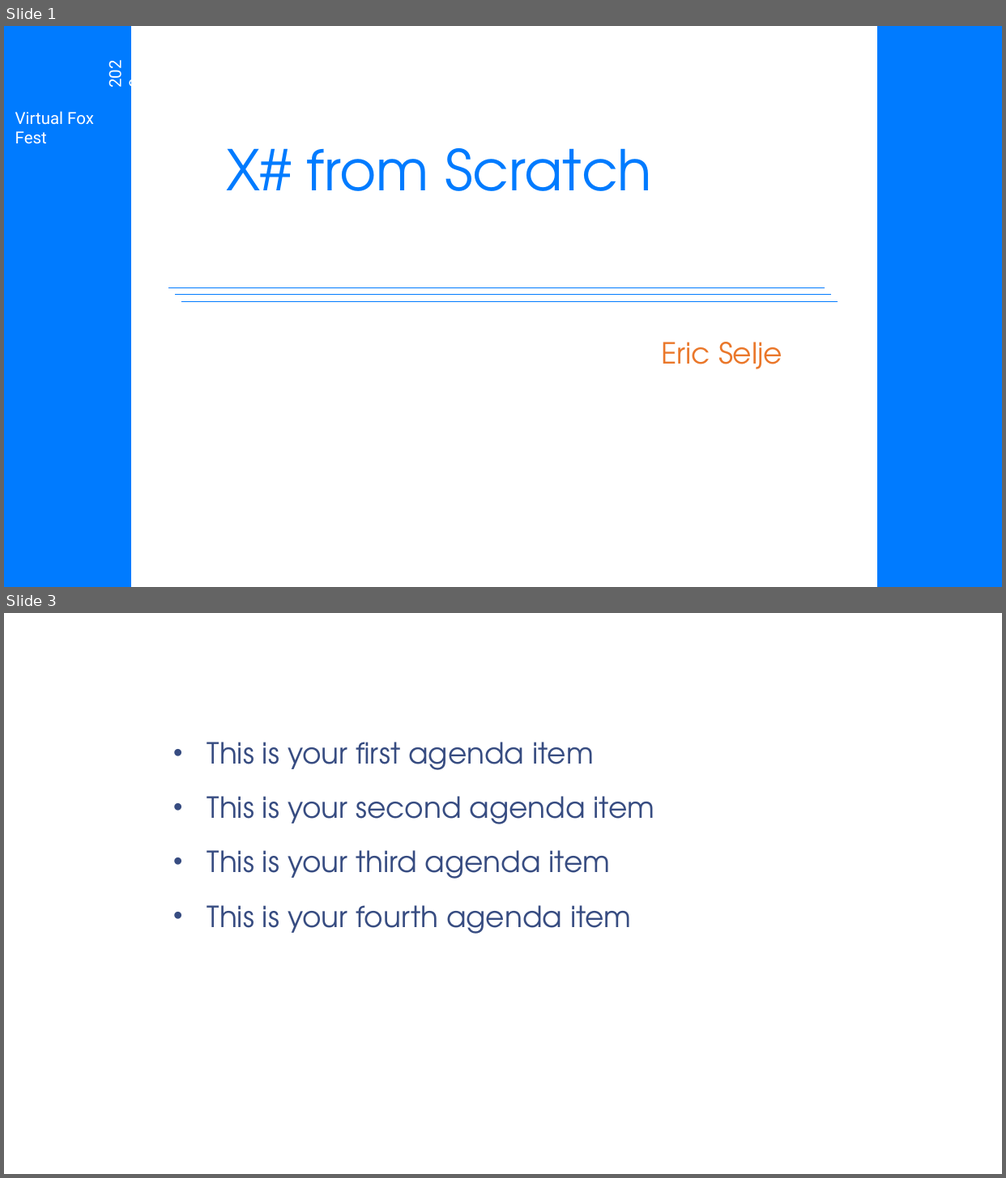
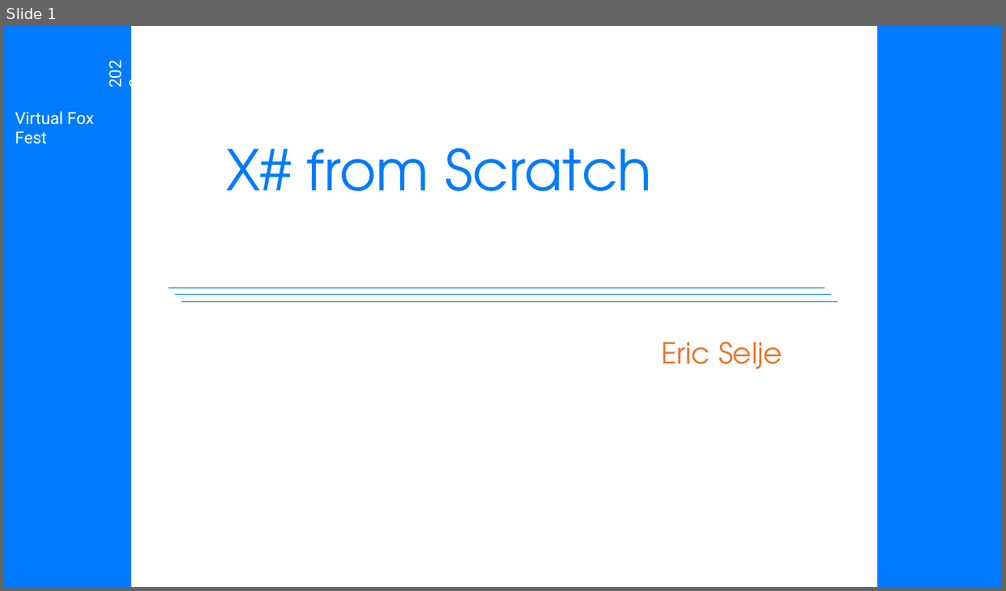
Before and after one commit to eselje/XToDos, a slide deck: Docs/Selje_XSharpFromScratch_Slides.pptx. Shown one above the other, each under a label of ours: slides 1 and 3 before the commit, slide 1 after it; the slides between them are not shown. The pictures are 1006x1178 and 1006x591 pixels, drawn with LibreOffice and Linux fonts; fonts in the diff are those of the drawing; background and template pictures are left out. Boxes give left, top, right and bottom in pixels: in the first picture for what was removed or moved away, otherwise in the second. Text is boxed around its words. In the diff, an @@ line names an element or a change of style, - is before the commit and + after.

```diff
--- a/Docs/Selje_XSharpFromScratch_Slides.pptx
+++ b/Docs/Selje_XSharpFromScratch_Slides.pptx
@@ slide 3 removed at bbox=[4, 613, 1002, 1174], background picture (left out) @@
@@ title removed at bbox=[166, 637, 957, 694] @@
-Agenda
@@ text removed at bbox=[207, 742, 654, 934] @@
-• This is your first agenda item
-• This is your second agenda item
-• This is your third agenda item
-• This is your fourth agenda item
```
Also in this commit, not shown: 9 slides changed, 9 slides added, 7 other slides removed, 3 other files.
